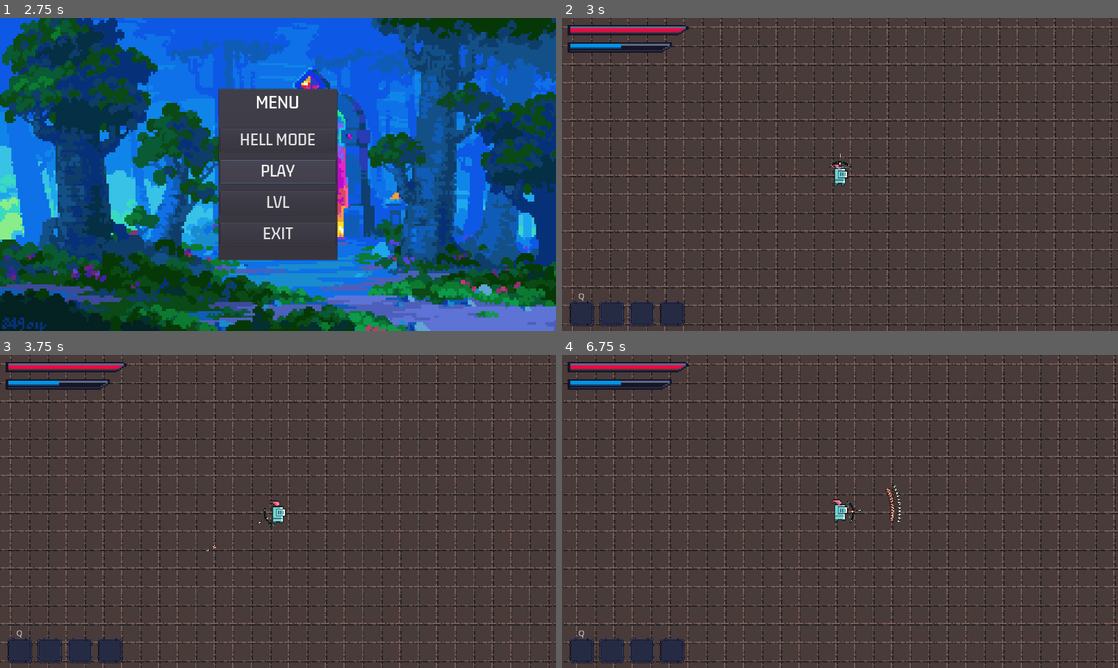
Above: before the commit, frames 1-4 (two rows, left to right).
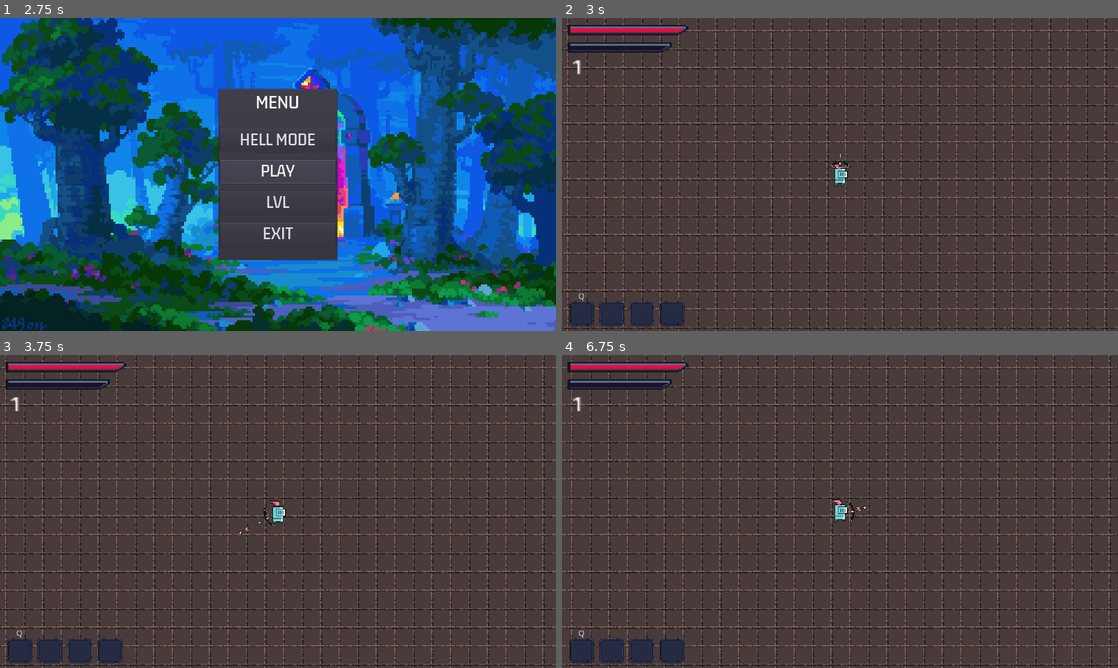
Above: after the commit, the same moments.

Repository: vadimqq/2d_rpg--dropped
Game: Godot game, scene res://ui/Game_menu.tscn
The game is run twice, just before and just after one commit, with the same random seed, the same clock (stepped at 60 frames per second) and the same inputs.
Inputs (mouse positions are in pixels of both pictures, inside the frame that each line leads up to):
- Up to frame 1 (2.75 s): click "LVL" at 0.5 s; click "PLAY" at 1.25 s; click "PLAY" at 2 s
- Up to frame 2 (3 s): click "HELL MODE" at 2.75 s
- Up to frame 3 (3.75 s): click "Q" at 3.5 s
- Up to frame 4 (6.75 s): click (612, 649) at 4.25 s; click (639, 649) at 5 s; click (673, 649) at 5.75 s; move the mouse to (962, 495) at 6.52 s; press the mouse at (962, 495) at 6.53 s; hold D (move_right) from 6.53 s (still down)

Frame 1 is identical in both runs. In frame 2, 30% of the frame differs, in the area x 0-100%, y 0-100%; in frame 3, 30%; in frame 4, 31%.

Commit message:
add Exp point and start game ui

Diff:
--- a/project.godot
+++ b/project.godot
@@ -92,6 +92,7 @@
 2d_render/layer_5="Player"
 2d_render/layer_6="Enemy"
 2d_physics/layer_1="Ground"
+2d_physics/layer_2="Neutral object"
 2d_physics/layer_5="Player"
 2d_physics/layer_6="Player Hitbox"
 2d_physics/layer_7="Player Hurtbox"
--- a/src/HellMode.tscn
+++ b/src/HellMode.tscn
@@ -1,9 +1,10 @@
-[gd_scene load_steps=5 format=2]
+[gd_scene load_steps=6 format=2]
 
 [ext_resource path="res://src/enemies/orc/Orc.tscn" type="PackedScene" id=1]
 [ext_resource path="res://src/Player.tscn" type="PackedScene" id=2]
 [ext_resource path="res://src/TileMap.tscn" type="PackedScene" id=3]
 [ext_resource path="res://src/scripts/spawner.gd" type="Script" id=4]
+[ext_resource path="res://src/neutral_Object/Exp_point/Exp_point.tscn" type="PackedScene" id=5]
 
 [node name="LVL" type="Node2D"]
 
@@ -18,7 +19,7 @@
 tile_data = PoolIntArray( -131048, 14, 0, -65530, 12, 0, -65529, 8, 0, -65528, 8, 0, -65527, 8, 0, -65526, 8, 0, -65525 …(1754 unchanged characters)…
 
 [node name="Player" parent="." instance=ExtResource( 2 )]
-position = Vector2( 1626, 827 )
+position = Vector2( 1835, 815 )
 
 [node name="Orc" parent="." instance=ExtResource( 1 )]
 position = Vector2( 1779, 58 )
@@ -50,6 +51,9 @@
 
 [node name="Timer" type="Timer" parent="spawner4"]
 
+[node name="Exp_point" parent="." instance=ExtResource( 5 )]
+position = Vector2( 809, 798 )
+
 [connection signal="timeout" from="spawner/Timer" to="spawner" method="_on_Timer_timeout"]
 [connection signal="timeout" from="spawner2/Timer" to="spawner2" method="_on_Timer_timeout"]
 [connection signal="timeout" from="spawner3/Timer" to="spawner3" method="_on_Timer_timeout"]
--- a/src/Player.tscn
+++ b/src/Player.tscn
@@ -97,12 +97,14 @@
 [sub_resource type="RectangleShape2D" id=7]
 extents = Vector2( 20, 28 )
 
+[sub_resource type="CircleShape2D" id=9]
+radius = 96.0
+
 [node name="Player" type="KinematicBody2D" groups=["player"]]
 position = Vector2( 960, 540 )
 collision_layer = 16
 collision_mask = 257
 script = ExtResource( 2 )
-speed = 300
 
 [node name="Camera2D" type="Camera2D" parent="."]
 z_index = 4096
@@ -151,4 +153,13 @@
 position = Vector2( 0, 6 )
 shape = SubResource( 7 )
 
+[node name="pick_up_zone" type="Area2D" parent="."]
+collision_layer = 0
+collision_mask = 2
+
+[node name="CollisionShape2D" type="CollisionShape2D" parent="pick_up_zone"]
+position = Vector2( 0, 8 )
+shape = SubResource( 9 )
+
 [connection signal="area_entered" from="hurtBox" to="." method="_on_hurtBox_area_entered"]
+[connection signal="body_entered" from="pick_up_zone" to="." method="_on_pick_up_zone_body_entered"]
--- a/src/data/weapon.json
+++ /dev/null
@@ -1,3 +0,0 @@
-{
-    "weapons": {}
-}
--- a/src/enemies/orc/Orc.gd
+++ b/src/enemies/orc/Orc.gd
@@ -1,4 +1,6 @@
 extends "res://src/scripts/body_physics.gd"
+
+var drop = preload("res://src/neutral_Object/Exp_point/Exp_point.tscn")
 
 onready var animationPlayer = $AnimationPlayer
 onready var sprite = $Sprite
@@ -35,14 +37,19 @@
 
 # Для спавнера сурвайвл режима
 func start_player_chase(player_body):
-	player_detection_zone.monitorable = false
-	player_detection_zone.monitoring = false
+	player_detection_zone.set_block_signals(true)
 	player = player_body
 	state = CHASE
 
 func take_damage(damage):
 	HP -= damage
 	state = TAKE_DAMAGE
+
+func on_death():
+	var drop_instance = drop.instance()
+	get_tree().current_scene.add_child(drop_instance)
+	drop_instance.transform = transform
+	queue_free()
 
 func state_idle():
 	animationPlayer.play("idle")
@@ -56,7 +63,6 @@
 			sprite.flip_h = false
 		else:
 			sprite.flip_h = true
-
 
 func state_death():
 	Motion = Vector2()
@@ -85,7 +91,7 @@
 		player = body
 		state = CHASE
 
-func _on_PlayerDetectionZone_body_exited(body):
+func _on_PlayerDetectionZone_body_exited():
 	state = IDLE
 	player = null
 
@@ -93,7 +99,3 @@
 	var weapon = area.get_parent()
 	Motion = (global_position - weapon.global_position) * weapon.knockback_power
 	take_damage(weapon.damage)
-
-
-func _on_hitBox_area_entered(area):
-	pass # Replace with function body.
--- a/src/enemies/orc/Orc.tscn
+++ b/src/enemies/orc/Orc.tscn
@@ -34,7 +34,7 @@
 "transitions": PoolRealArray( 1 ),
 "values": [ {
 "args": [  ],
-"method": "queue_free"
+"method": "on_death"
 } ]
 }
 
--- /dev/null
+++ b/src/neutral_Object/Exp_point/Exp_point.gd
@@ -0,0 +1,25 @@
+extends RigidBody2D
+
+export (int) var EXP_weight = 10
+export var speed = 1200
+var player = null
+var is_move_to_player = false
+
+func _physics_process(delta):
+	if player != null:
+		if !is_move_to_player:
+			global_position = global_position.move_toward(global_position - player.global_position, (speed / 4) * delta)
+		else:
+			global_position = global_position.move_toward(player.global_position, speed * delta)
+			if player.global_position == global_position:
+				player.EXP += EXP_weight
+				hide()
+				set_process(false)
+
+func pick_up(player_body):
+	player = player_body
+	can_move_to_player()
+
+func can_move_to_player():
+	yield(get_tree().create_timer(0.2), "timeout")
+	is_move_to_player = true
--- /dev/null
+++ b/src/neutral_Object/Exp_point/Exp_point.tscn
@@ -0,0 +1,20 @@
+[gd_scene load_steps=4 format=2]
+
+[ext_resource path="res://src/neutral_Object/Exp_point/Exp_point.gd" type="Script" id=1]
+[ext_resource path="res://src/neutral_Object/Exp_point/EXP.png" type="Texture" id=2]
+
+[sub_resource type="CapsuleShape2D" id=1]
+radius = 8.0
+height = 8.0
+
+[node name="Exp_point" type="RigidBody2D"]
+collision_layer = 2
+collision_mask = 16
+gravity_scale = 0.0
+script = ExtResource( 1 )
+
+[node name="Sprite" type="Sprite" parent="."]
+texture = ExtResource( 2 )
+
+[node name="CollisionShape2D" type="CollisionShape2D" parent="."]
+shape = SubResource( 1 )
--- a/src/scripts/Player.gd
+++ b/src/scripts/Player.gd
@@ -6,11 +6,8 @@
 onready var weaponSlot = $WeaponSlot
 onready var Ui = $Camera2D/Ui
 onready var hurt_box = $hurtBox
+onready var pick_up_zone = $pick_up_zone/CollisionShape2D
 
-export (int) var speed = 100
-export (int) var damage = 10
-export (int) var attack_speed = 0.5
-export (int) var knockback_power = 5
 
 export (int) var MAX_HP = 100
 export (int) var HP = 100
@@ -18,8 +15,19 @@
 export (int) var MAX_MANA = 100
 export (int) var MANA = 50
 
+export (int) var MAX_EXP = 5
+export (int) var EXP = 0
+export (float) var EXP_SCALING = 1.4
+export (int) var LVL = 1
+
+export (float) var speed = 300
+export (float) var damage = 10
+export (float) var attack_speed = 1.2
+export (int) var knockback_power = 5
+export (float) var pick_up_scailng = 1.9
+
 var take_damage_time = 0.5
-var invulnerability_time = 2
+var invulnerability_time = 1
 
 enum {
 	IDLE,
@@ -33,10 +41,15 @@
 var attack_cd = true
 
 func _ready():
-	Ui.load_player(self)
+	Ui.load_player_info(self)
+	pick_up_zone.scale.x = pick_up_scailng
+	pick_up_zone.scale.y = pick_up_scailng
 
 func _physics_process(delta):
 	Motion = move_and_slide(Motion)
+
+	if MAX_EXP <= EXP:
+		lvl_up()
 
 	match state:
 		IDLE:
@@ -46,15 +59,15 @@
 		TAKE_DAMGE:
 			state_take_damage()
 
-func _input(event):
-	if event.is_action_pressed("attack_click") and attack_cd:
-		weapon.attack(weaponSlot.rotation_degrees, weaponSlot.rotation, damage, knockback_power)
+	if Input.is_action_pressed("attack_click") and attack_cd:
+		weapon.attack(weaponSlot.rotation, damage, knockback_power)
 		attack_cd = false
 		yield(get_tree().create_timer(attack_speed), "timeout")
 		attack_cd = true
 
+func _input(event):
 	if event.is_action_pressed("click_skill_1"):
-		weapon.cast_skill_1(weaponSlot.rotation_degrees, weaponSlot.rotation, damage, knockback_power)
+		weapon.cast_skill_1(weaponSlot.rotation, damage, knockback_power)
 
 func state_idle():
 	animationPlayer.play("idle")
@@ -90,11 +103,23 @@
 	HP -= damage
 	state = TAKE_DAMGE
 
+func lvl_up():
+	LVL += 1
+	EXP = 0
+	MAX_EXP *= EXP_SCALING
+	speed += 10
+	damage += 10
+	attack_speed -= 0.1
+	Ui.load_player_info(self)
+
+# получение урона
 func _on_hurtBox_area_entered(area):
 	var enemy = area.get_parent()
+	hurt_box.set_block_signals(true)
 	take_damage(enemy.damage)
-	hurt_box.monitorable = false
-	hurt_box.monitoring = false
 	yield(get_tree().create_timer(invulnerability_time), "timeout")
-	hurt_box.monitorable = true
-	hurt_box.monitoring = true
+	hurt_box.set_block_signals(false)
+
+# подбор эекспы
+func _on_pick_up_zone_body_entered(body):
+	body.pick_up(self)
--- a/src/scripts/spawner.gd
+++ b/src/scripts/spawner.gd
@@ -10,6 +10,7 @@
 
 func _on_Timer_timeout():
 	var orc_instance = orc.instance()
+
 	owner.add_child(orc_instance)
 	orc_instance.position = position
 	orc_instance.start_player_chase(get_tree().get_nodes_in_group('player')[0])
--- a/src/weapons/bow/arrow.gd
+++ b/src/weapons/bow/arrow.gd
@@ -2,7 +2,7 @@
 
 var speed = 0
 var damage = 0
-var rotated_angle = 0
+#var rotated_angle = 0
 var knockback_power = 0
 
 func _physics_process(delta):
@@ -11,7 +11,13 @@
 
 func _ready():
 	set_as_toplevel(true)
-	apply_impulse(Vector2(), Vector2(speed, 0).rotated(rotated_angle))
+#	apply_impulse(Vector2(), Vector2(speed, 0).rotated(rotated_angle))
+
+func fire(new_global_transform, angle):
+	transform = new_global_transform
+	scale.x = 0.5
+	scale.y = 0.5
+	rotation = angle
 
 # Столкновение с хитбоксом противника
 func _on_hitbox_area_entered(area):
--- a/src/weapons/bow/bow.gd
+++ b/src/weapons/bow/bow.gd
@@ -7,7 +7,7 @@
 
 
 export (int) var arrow_speed = 500
-export (int) var multishot_count = 200
+export (int) var multishot_count = 12
 var multishot_passive = {
 	count_proc = 5,
 	is_active = true
@@ -16,13 +16,13 @@
 
 export (int) var cd_skill_1 = 10
 
-func attack(degrees, angle, damage, knockback_power):
-	one_shoot(degrees, angle, damage, knockback_power)
+func attack(angle, damage, knockback_power):
+	one_shoot(angle, damage, knockback_power)
 
 	if multishot_passive.is_active:
 		attack_counter += 1
 		if multishot_passive.count_proc <= attack_counter:
-			cast_skill_1(degrees, angle, damage, knockback_power)
+			cast_skill_1(angle, damage, knockback_power)
 			attack_counter = 0
 
 # Надо переделать всратая тема
@@ -30,7 +30,7 @@
 	yield(get_tree().create_timer(0.2), "timeout")
 	animation.stop()
 
-func cast_skill_1(degrees, angle, damage, knockback_power):
+func cast_skill_1(angle, damage, knockback_power):
 	var casted = 0
 	var add_angle = 0
 	var add_degrees = 0
@@ -38,22 +38,20 @@
 
 	while casted < multishot_count:
 		if is_right_side:
-			one_shoot(degrees + add_degrees, angle + add_angle, damage, knockback_power)
+			one_shoot(angle + add_angle, damage, knockback_power)
 		else:
-			one_shoot(degrees - add_degrees, angle - add_angle, damage, knockback_power)
+			one_shoot(angle - add_angle, damage, knockback_power)
 		add_angle += 0.02
 		add_degrees += 2
 		is_right_side = !is_right_side
 		casted += 1
 
 
-func one_shoot(degrees, angle, damage, knockback_power):
+func one_shoot(angle, damage, knockback_power):
 	var arrow_instance = arrow.instance()
 
-	arrow_instance.position = muzzle.global_position
-	arrow_instance.rotation_degrees = degrees
-	arrow_instance.rotated_angle = angle
 	arrow_instance.damage = damage
 	arrow_instance.knockback_power = knockback_power
 	arrow_instance.speed = arrow_speed
 	owner.add_child(arrow_instance)
+	arrow_instance.fire(global_transform, angle)
--- a/src/weapons/bow/bow.tscn
+++ b/src/weapons/bow/bow.tscn
@@ -23,7 +23,6 @@
 
 [node name="Bow" type="Node2D"]
 script = ExtResource( 2 )
-multishot_count = 12
 
 [node name="Sprite" type="Sprite" parent="."]
 rotation = 2.36084
--- a/ui/Game_ui.tscn
+++ b/ui/Game_ui.tscn
@@ -15,24 +15,31 @@
 [node name="VBoxContainer" type="VBoxContainer" parent="."]
 margin_left = 20.0
 margin_top = 20.0
-margin_right = 72.0
-margin_bottom = 40.0
+margin_right = 86.0
+margin_bottom = 48.0
 rect_scale = Vector2( 8, 5 )
 
 [node name="HP" type="TextureProgress" parent="VBoxContainer"]
-margin_right = 52.0
+margin_right = 66.0
 margin_bottom = 8.0
 value = 42.0
 texture_under = ExtResource( 3 )
 texture_progress = ExtResource( 4 )
 
-[node name="MANA" type="TextureProgress" parent="VBoxContainer"]
+[node name="EXP" type="TextureProgress" parent="VBoxContainer"]
 margin_top = 12.0
-margin_right = 52.0
+margin_right = 66.0
 margin_bottom = 20.0
 value = 42.0
 texture_under = ExtResource( 2 )
 texture_progress = ExtResource( 1 )
+texture_progress_offset = Vector2( 0, 1 )
+
+[node name="LVL" type="Label" parent="VBoxContainer"]
+margin_top = 24.0
+margin_right = 66.0
+margin_bottom = 38.0
+text = "1"
 
 [node name="HBoxContainer" type="HBoxContainer" parent="."]
 margin_left = 20.0
@@ -69,3 +76,15 @@
 margin_right = 204.0
 margin_bottom = 48.0
 texture_normal = ExtResource( 6 )
+
+[node name="PopupMenu" type="WindowDialog" parent="."]
+visible = true
+margin_left = 936.0
+margin_top = 539.0
+margin_right = 984.0
+margin_bottom = 540.0
+
+[node name="CenterContainer" type="CenterContainer" parent="."]
+visible = false
+margin_right = 1920.0
+margin_bottom = 1080.0
--- a/ui/scripts/Game_ui.gd
+++ b/ui/scripts/Game_ui.gd
@@ -1,7 +1,9 @@
 extends ViewportContainer
 
-onready var Hp_bar = $VBoxContainer/HP
-onready var Mana_bar = $VBoxContainer/MANA
+onready var HP_bar = $VBoxContainer/HP
+onready var EXP_bar = $VBoxContainer/EXP
+onready var LVL_input = $VBoxContainer/LVL
+onready var menu = $PopupMenu
 
 var player = null
 
@@ -11,10 +13,17 @@
 
 
 func _process(delta):
-	Hp_bar.value = player.HP
-	Mana_bar.value = player.MANA
+	HP_bar.value = player.HP
+	EXP_bar.value = player.EXP
 
-func load_player(playerInfo):
+func load_player_info(playerInfo):
 	player = playerInfo
-	Hp_bar.max_value = player.MAX_HP
-	Mana_bar.max_value = player.MAX_MANA
+	HP_bar.max_value = player.MAX_HP
+	EXP_bar.max_value = player.MAX_EXP
+	LVL_input.text = str(player.LVL)
+
+func _input(event):
+	if event.is_action_pressed("ui_cancel"):
+		print('kek')
+		menu.set_as_toplevel(true)
+		menu.visible = true
Not shown: 1 places in src/Player.tscn that only renumber resources
Binary file added: src/neutral_Object/Exp_point/EXP.png
Not shown, added: src/neutral_Object/Exp_point/EXP.png.import
Binary file added: ui/assets/EXP-bg.png
Not shown, added: ui/assets/EXP-bg.png.import
